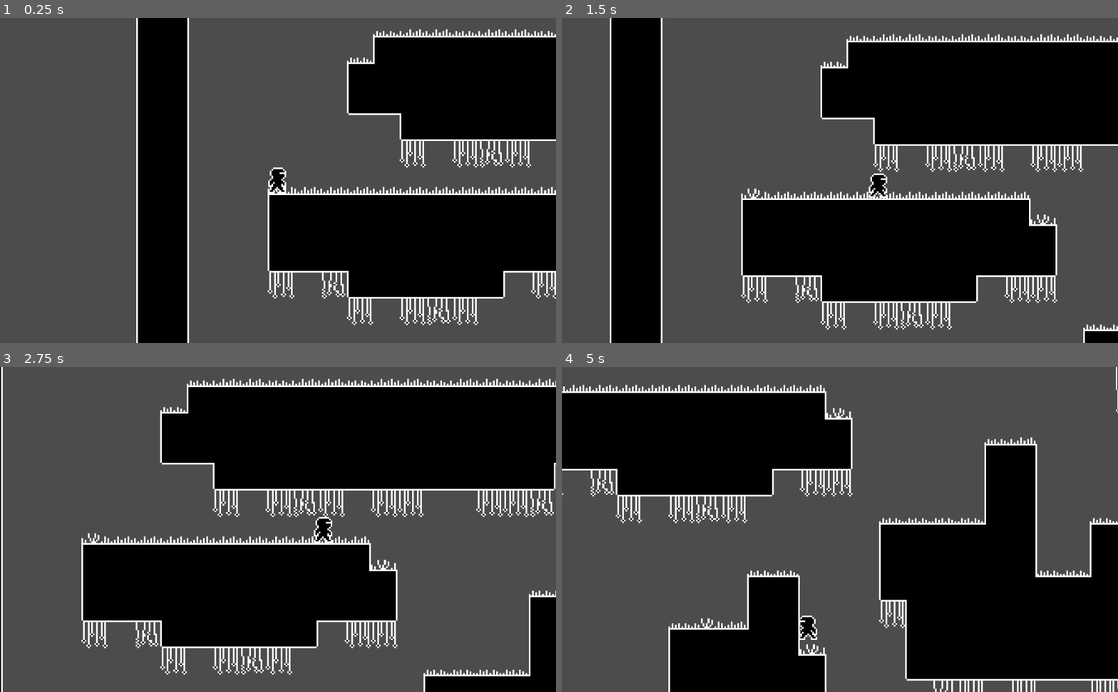
Above: before the commit, frames 1-4 (two rows, left to right).
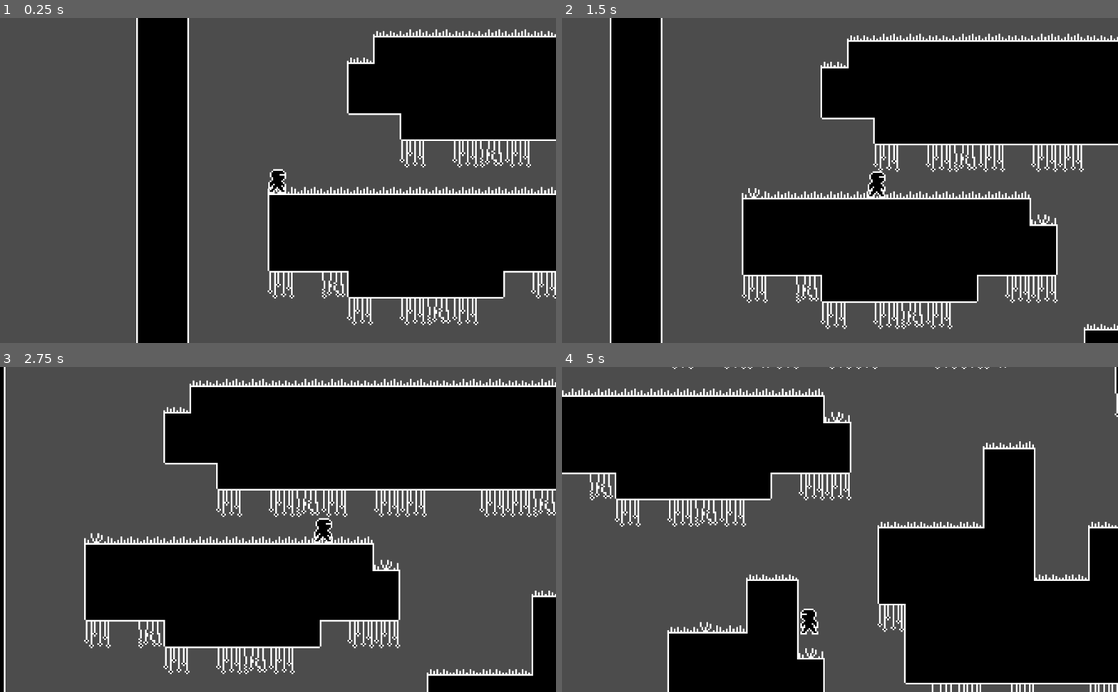
Above: after the commit, the same moments.

Repository: Boyquotes/nuclear-fusion-godot
Game: Godot game, scene res://levels/Level1.tscn
Two runs of this game, one before a commit and one after it. Both use one fixed random seed, a clock stepped at 60 frames per second and the inputs below. The project has no main scene, so this scene is started directly.
Inputs:
- Up to frame 1 (0.25 s): no input
- Up to frame 2 (1.5 s): tap Enter at 0.5 s; hold D (right) 0.53-1.28 s; tap Space (jump) at 0.77 s; hold S (down) from 1.28 s (still down)
- Up to frame 3 (2.75 s): tap Space (jump) at 1.52 s; release S (down) at 2.03 s; hold D (right) from 2.03 s (still down)
- Up to frame 4 (5 s): tap Space (jump) at 3.02, 3.77, 4.52 s; release D (right) at 3.53 s; hold A (left) from 3.53 s (still down)

The runs differ from the first frame. In frame 1, less than 0.1% of the frame differs, in the area x 48-52%, y 45-53%; in frame 2, 3.5%; in frame 3, 7.8%; in frame 4, 8.5%, in the area x 0-100%, y 0-100%.

Commit message:
adjusted floor raycast

Diff:
--- a/actors/Player.tscn
+++ b/actors/Player.tscn
@@ -76,7 +76,7 @@
 [node name="AnimatedSprite" type="AnimatedSprite" parent="."]
 frames = SubResource( 7 )
 animation = "idle"
-frame = 3
+frame = 1
 playing = true
 
 [node name="CollisionShape2D" type="CollisionShape2D" parent="."]
@@ -89,14 +89,12 @@
 position = Vector2( -3, 7.5 )
 scale = Vector2( 0.1, 0.1 )
 enabled = true
-cast_to = Vector2( 0, 8 )
 collision_mask = 8
 
 [node name="RayCast2D2" type="RayCast2D" parent="FloorRaycasts"]
 position = Vector2( 3, 7.5 )
 scale = Vector2( 0.1, 0.1 )
 enabled = true
-cast_to = Vector2( 0, 8 )
 collision_mask = 8
 
 [node name="WallRaycasts" type="Node2D" parent="."]
